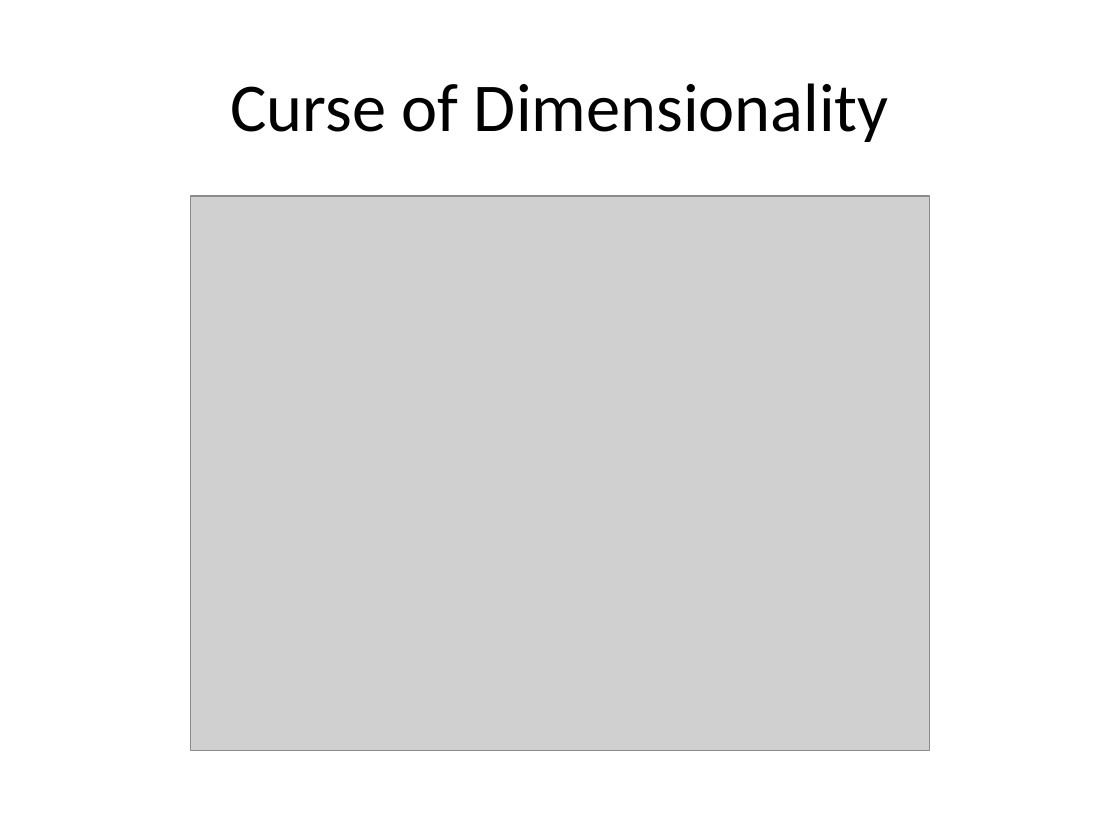
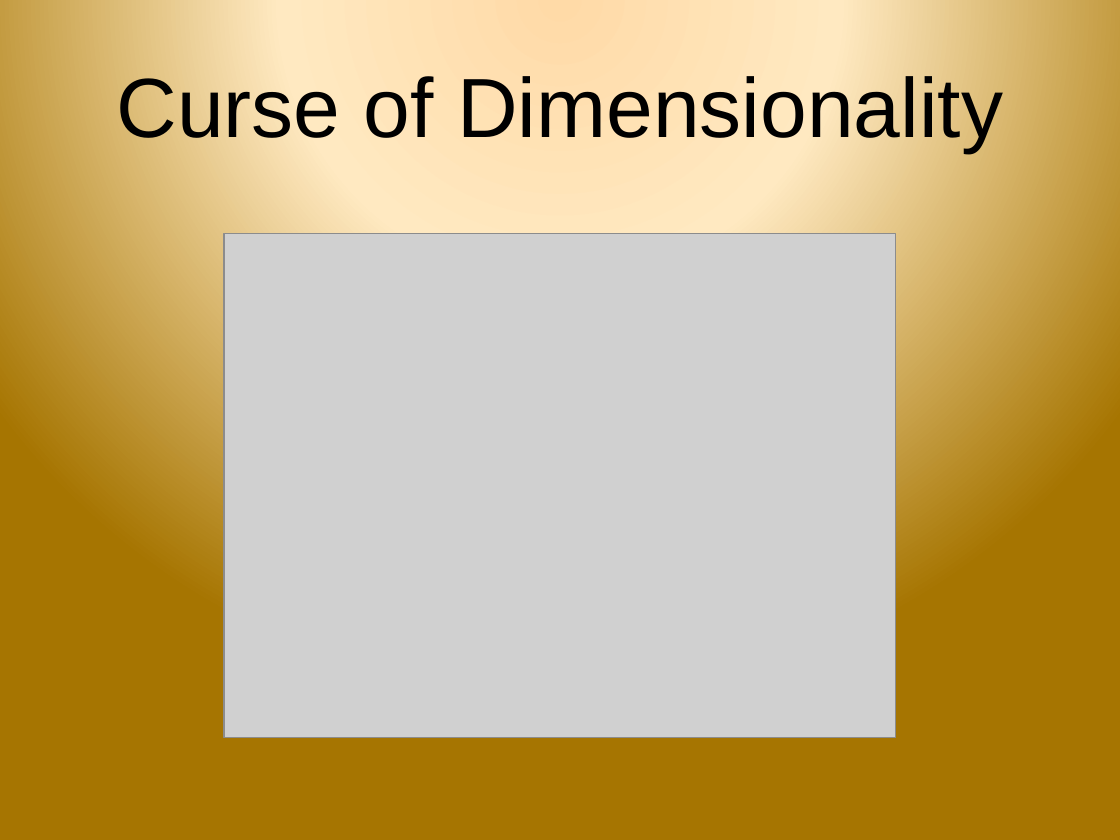
Before and after one commit to samanz/High-Dimensional-Classification, a slide deck: slide 7 of progressReport.pptx. Drawn at 1120x840 pixels with LibreOffice and Linux fonts; fonts in the diff are those of the drawing; grey boxes stand for pictures; background and template pictures are left out. Boxes give left, top, right and bottom in pixels: in the first picture for what was removed or moved away, otherwise in the second. Text is boxed around its words. In the diff, an @@ line names an element or a change of style, - is before the commit and + after.

```diff
--- a/progressReport.pptx
+++ b/progressReport.pptx
@@ background #FFFFFF to picture (left out) @@
@@ title "Curse of Dimensionality": place and size @@
-title "Curse of Dimensionality" at [230,83,889,142]
+title "Curse of Dimensionality" at [116,70,1003,152]
@@ title "Curse of Dimensionality" at [116,70,1003,152]: size 44 to 54 pt, font Calibri to Arial @@
@@ picture: place and size @@
-picture at [190,196,930,750]
+picture at [224,233,896,737]
```
Also in this commit, not shown: 6 other slides changed, 14 slides added, 7 slides removed.
